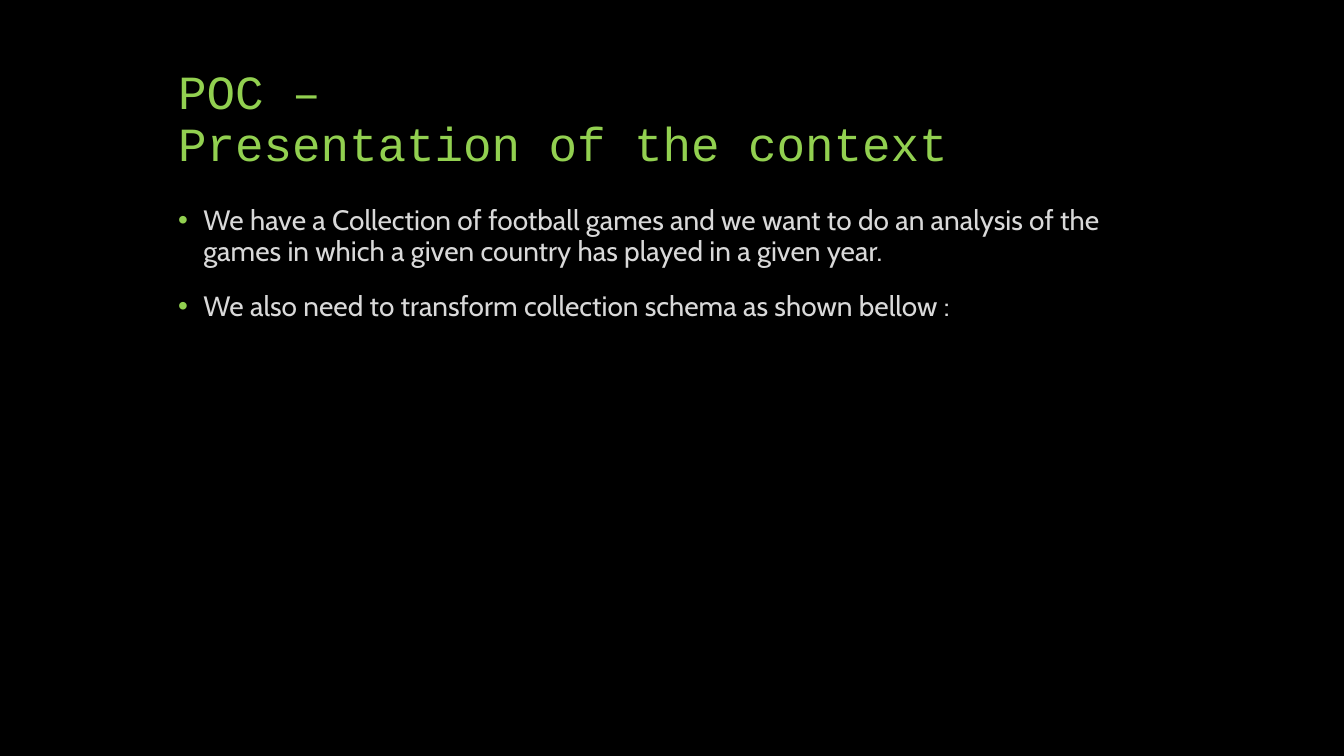
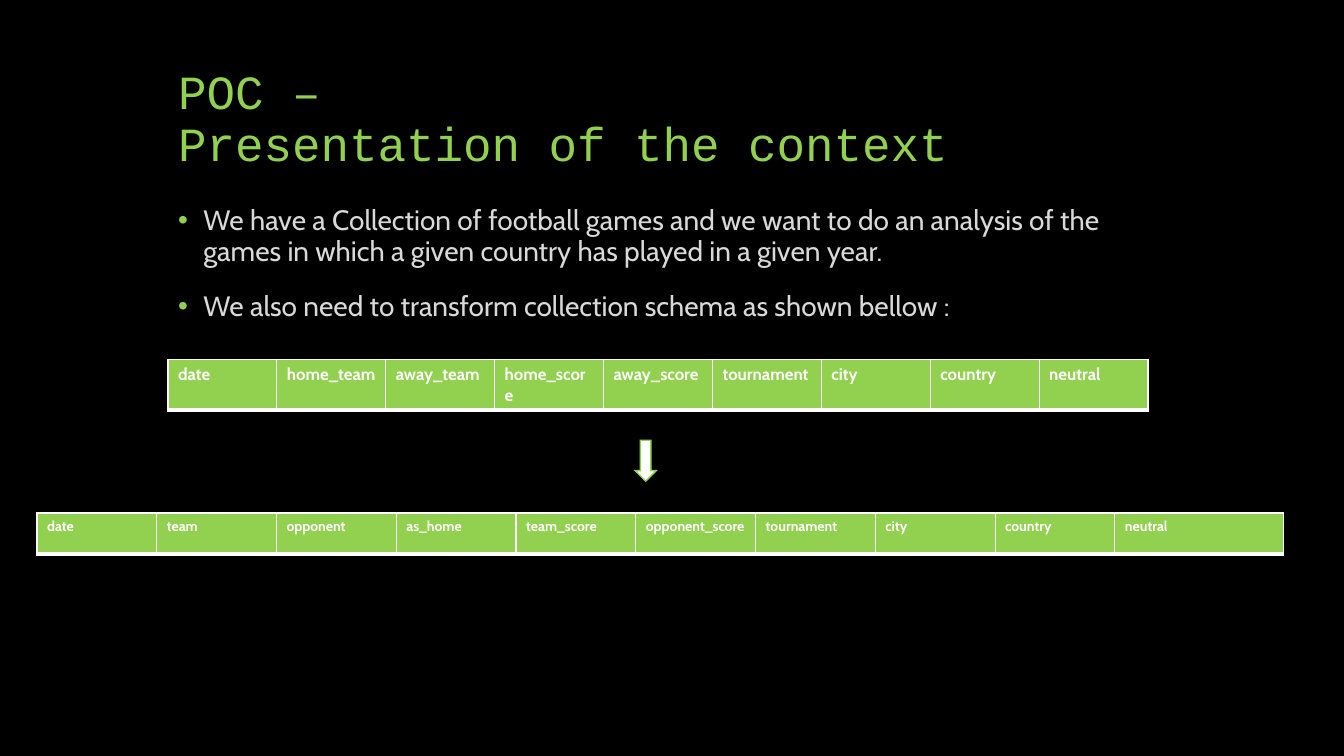
Before and after one commit to derrickrose/big-data-aws-demo, a slide deck: slide 11 of files/Big Data on AWS.pptx. Drawn at 1344x756 pixels with LibreOffice and Linux fonts; fonts in the diff are those of the drawing. Boxes give left, top, right and bottom in pixels: in the first picture for what was removed or moved away, otherwise in the second. Text is boxed around its words. In the diff, an @@ line names an element or a change of style, - is before the commit and + after.

```diff
--- a/files/Big Data on AWS.pptx
+++ b/files/Big Data on AWS.pptx
@@ table added at <box>168,359,1148,537</box>, 1 rows, 9 columns @@
+date | home_team | away_team | home_score | away_score | tournament | city | country | neutral
@@ down arrow added at <box>635,441,656,482</box>, fill #FFFFFF, outline #92D050 1 pt @@
@@ table added at <box>37,513,1286,555</box>, 1 rows, 10 columns @@
+date | team | opponent | as_home | team_score | opponent_score | tournament | city | country | neutral
```
Also in this commit, not shown: 1 other slide changed.
